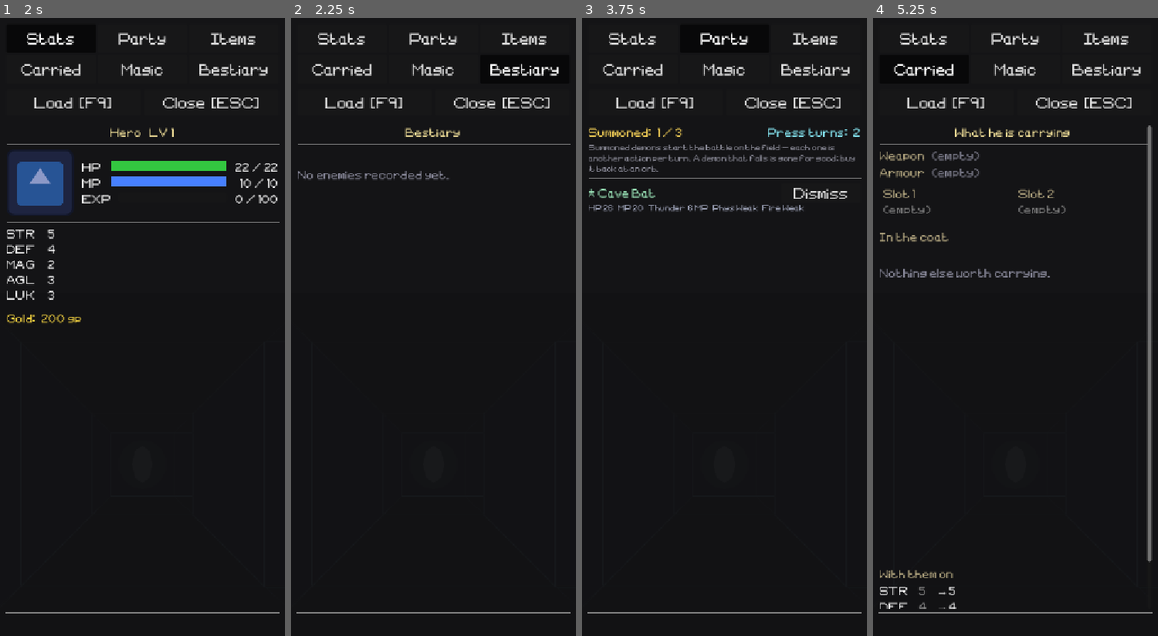
Above: before the commit, frames 1-4 (left to right).
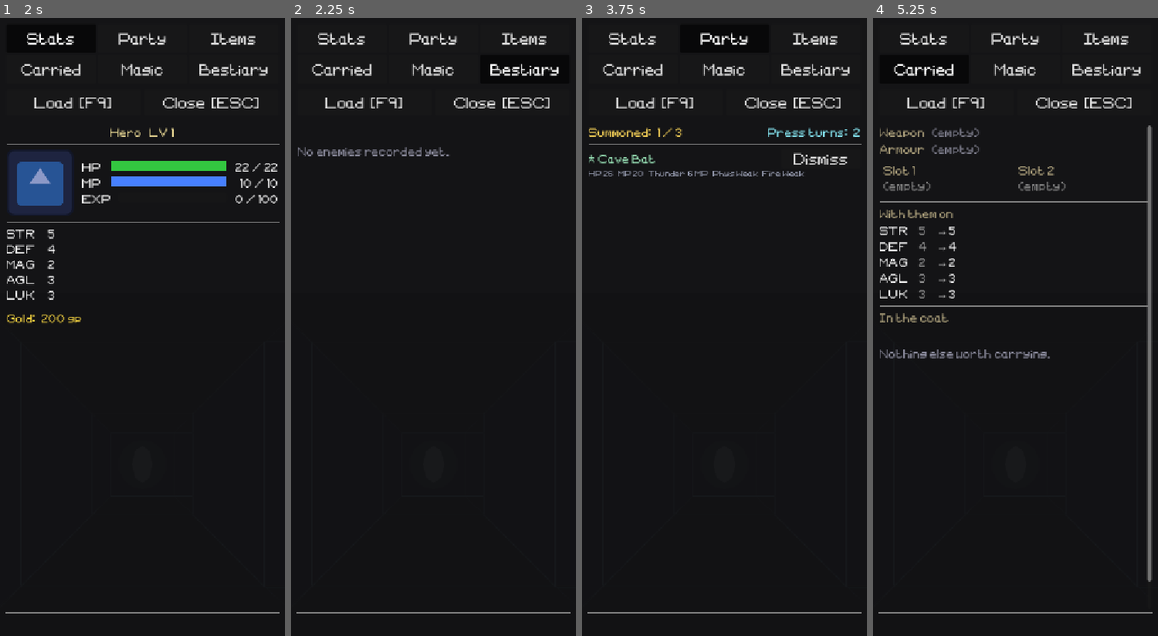
Above: after the commit, the same moments.

Repository: tausiftt5238/four-dragons-deep
Game: Godot game, scene res://scenes/title.tscn
Same seed, same stepped clock (60 frames per second), same inputs: the game is played once before the commit and once after it.
Inputs:
- Up to frame 1 (2 s): click "NEW GAME" at 0.5 s; click "Menu" at 1.25 s
- Up to frame 2 (2.25 s): click "Bestiary" at 2 s
- Up to frame 3 (3.75 s): click "Stats" at 2.75 s; click "Party" at 3.5 s
- Up to frame 4 (5.25 s): click "Items" at 4.25 s; click "Carried" at 5 s

Frame 1 is identical in both runs. In frame 2, 1.0% of the frame differs, in the area x 2-99%, y 17-27%; in frame 3, 2.4%; in frame 4, 4.9%, in the area x 2-99%, y 17-96%.

Commit message:
stop explaining each menu, keep the descriptions
Every tab opened with a paragraph telling you what the tab was for. The
tab button already says that. Gone from Party, Magic, the Carried and
Bestiary headers, and all four orb blurbs; the per-item, per-spell and
per-gear description lines stay, since those are the only text on the
page carrying information you cannot get anywhere else.

With the header off the Carried tab the stat comparison still sat under
a list that always reserves six slots, so AGL and LUK fell past the fold
— the comparison now sits above the drawer. The orb's own title and gold
readout were still shouting; they are not any more.

Co-Authored-By: Claude Opus 5 <noreply@anthropic.com>

Diff:
--- a/scripts/ui/menu_tab_bestiary.gd
+++ b/scripts/ui/menu_tab_bestiary.gd
@@ -11,9 +11,6 @@
 
 
 func build() -> void:
-	_m._content.add_child(_make_header("Bestiary"))
-	_m._content.add_child(HSeparator.new())
-
 	if _m.player.encountered_enemies.is_empty():
 		SlotList.new(_m._content).add_note("No enemies recorded yet.")
 		return
@@ -79,11 +76,3 @@
 			parts.append("%s %s" % [Affinity.element_name(element), Affinity.label(state)])
 	demon.free()
 	return "no affinities" if parts.is_empty() else "  ".join(parts)
-
-
-func _make_header(text: String) -> Label:
-	var lbl: Label = Label.new()
-	lbl.text = text
-	lbl.horizontal_alignment = HORIZONTAL_ALIGNMENT_CENTER
-	lbl.add_theme_color_override("font_color", Color(0.95, 0.88, 0.60))
-	return lbl
--- a/scripts/ui/menu_tab_equipment.gd
+++ b/scripts/ui/menu_tab_equipment.gd
@@ -11,9 +11,6 @@
 
 
 func build() -> void:
-	_m._content.add_child(_make_header("What he is carrying"))
-	_m._content.add_child(HSeparator.new())
-
 	var p: PlayerCharacter = _m.player
 
 	# Weapon and armour first — the two that decide how a fight goes — then the
@@ -41,20 +38,6 @@
 		slots_hbox.add_child(col)
 
 	_m._content.add_child(HSeparator.new())
-	_m._content.add_child(_make_section_label("In the coat"))
-
-	var spare: Array[String] = []
-	for item: Dictionary in p.inventory:
-		if item.get("type", "") in ["accessory", "weapon", "armor"]:
-			spare.append(item["id"] as String)
-
-	if spare.is_empty():
-		SlotList.new(_m._content).add_note("Nothing else worth carrying.")
-	else:
-		_m.add_paged_list(_m._content, "carried", spare,
-				func(list: SlotList, item_id: String) -> void: _add_spare(list, item_id))
-
-	_m._content.add_child(HSeparator.new())
 	_m._content.add_child(_make_section_label("With them on"))
 
 	var grid: GridContainer = GridContainer.new()
@@ -68,6 +51,20 @@
 	_add_cmp_row(grid, "MAG", p.mag, p.effective_mag())
 	_add_cmp_row(grid, "AGL", p.agl, p.effective_agl())
 	_add_cmp_row(grid, "LUK", p.luk, p.effective_luk())
+
+	_m._content.add_child(HSeparator.new())
+	_m._content.add_child(_make_section_label("In the coat"))
+
+	var spare: Array[String] = []
+	for item: Dictionary in p.inventory:
+		if item.get("type", "") in ["accessory", "weapon", "armor"]:
+			spare.append(item["id"] as String)
+
+	if spare.is_empty():
+		SlotList.new(_m._content).add_note("Nothing else worth carrying.")
+	else:
+		_m.add_paged_list(_m._content, "carried", spare,
+				func(list: SlotList, item_id: String) -> void: _add_spare(list, item_id))
 
 
 func _build_slot(idx: int) -> VBoxContainer:
@@ -244,14 +241,6 @@
 	grid.add_child(e)
 
 
-func _make_header(text: String) -> Label:
-	var lbl: Label = Label.new()
-	lbl.text = text
-	lbl.horizontal_alignment = HORIZONTAL_ALIGNMENT_CENTER
-	lbl.add_theme_color_override("font_color", Color(0.95, 0.88, 0.60))
-	return lbl
-
-
 func _make_section_label(text: String) -> Label:
 	var lbl: Label = Label.new()
 	lbl.text = text
--- a/scripts/ui/menu_tab_magic.gd
+++ b/scripts/ui/menu_tab_magic.gd
@@ -29,12 +29,6 @@
 	slots_lbl.add_theme_color_override("font_color",
 		Color(1.0, 0.85, 0.35) if p.has_free_slot() else Color(0.60, 0.62, 0.68))
 	header.add_child(slots_lbl)
-
-	var hint: Label = Label.new()
-	hint.text = "Only equipped spells appear in battle."
-	hint.add_theme_font_size_override("font_size", 11)
-	hint.add_theme_color_override("font_color", Color(0.55, 0.55, 0.60))
-	_m._content.add_child(hint)
 
 	_m._content.add_child(HSeparator.new())
 
--- a/scripts/ui/menu_tab_party.gd
+++ b/scripts/ui/menu_tab_party.gd
@@ -30,13 +30,6 @@
 	icons_lbl.text = "Press turns:  %d" % (p.active_demons.size() + 1)
 	icons_lbl.add_theme_color_override("font_color", Color(0.55, 0.95, 1.0))
 	header.add_child(icons_lbl)
-
-	var hint: Label = Label.new()
-	hint.text = "Summoned demons start the battle on the field — each one is another action per turn. A demon that falls is gone for good; buy it back at an orb."
-	hint.autowrap_mode = TextServer.AUTOWRAP_WORD_SMART
-	hint.add_theme_font_size_override("font_size", 11)
-	hint.add_theme_color_override("font_color", Color(0.55, 0.55, 0.60))
-	_m._content.add_child(hint)
 
 	_m._content.add_child(HSeparator.new())
 
--- a/scripts/ui/menu_tab_stats.gd
+++ b/scripts/ui/menu_tab_stats.gd
@@ -57,7 +57,7 @@
 
 	if not p.active_statuses.is_empty():
 		_m._content.add_child(HSeparator.new())
-		_m._content.add_child(_make_section_label("ACTIVE AILMENTS"))
+		_m._content.add_child(_make_section_label("Active ailments"))
 		for s_id: String in p.active_statuses:
 			var sdata: Dictionary = Status.get_data(s_id)
 			var s_lbl: Label = Label.new()
--- a/scripts/ui/orb_ui.gd
+++ b/scripts/ui/orb_ui.gd
@@ -47,7 +47,7 @@
 	col.add_child(head)
 
 	var title: Label = Label.new()
-	title.text = "SAVE ORB"
+	title.text = "Save Orb"
 	title.add_theme_font_size_override("font_size", 24)
 	title.add_theme_color_override("font_color", Color(0.70, 0.92, 1.0))
 	head.add_child(title)
@@ -104,7 +104,7 @@
 		(_tab_btns[id] as Button).button_pressed = (id == tab)
 	for child: Node in _content.get_children():
 		child.queue_free()
-	_gold_lbl.text = "GOLD:  %d" % player.gold
+	_gold_lbl.text = "Gold:  %d" % player.gold
 	match tab:
 		"rest": _build_rest()
 		"bind": _build_bind()
@@ -140,9 +140,6 @@
 
 
 func _build_rest() -> void:
-	_content.add_child(_note(
-		"The orb will mend what it can, for a price. Your demons come back whole on their own."))
-
 	var vitals: Label = Label.new()
 	vitals.text = "HP  %d / %d        MP  %d / %d" % [
 			player.hp, player.max_hp, player.mp, player.max_mp]
@@ -207,9 +204,6 @@
 
 
 func _build_bind() -> void:
-	_content.add_child(_note(
-		"Demons you have met can be bound here for gold. Talking one down in battle costs nothing — and a demon that falls in battle is struck off, so this is how you get it back."))
-
 	var offered: Array = []
 	for enemy_name: String in player.encountered_enemies:
 		var demon: Enemy = Enemy.make_from_name(enemy_name)
@@ -285,7 +279,6 @@
 
 
 func _build_buy() -> void:
-	_content.add_child(_note("Supplies. Only what is on your belt reaches a battle."))
 	SlotList.paged(_content, _page, "buy", _stock(), _buy_offer, _refresh)
 
 
@@ -309,8 +302,6 @@
 # ── Saving ────────────────────────────────────────────────────────────────────
 
 func _build_save() -> void:
-	_content.add_child(_note(
-		"An orb is the only place a run can be written down. There is no saving in the dark."))
 	var btn: Button = Button.new()
 	btn.text = "Record the run"
 	btn.custom_minimum_size = Vector2(240, 40)
